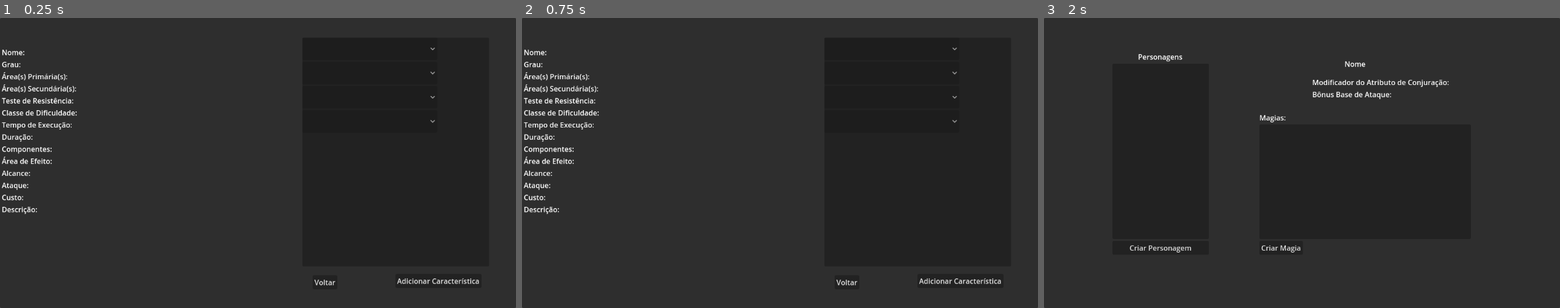
Above: before the commit, frames 1-3 (left to right).
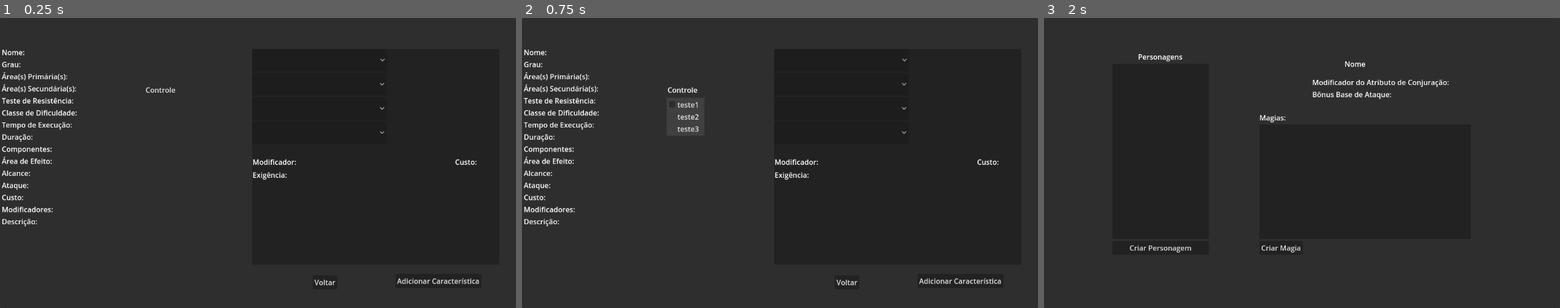
Above: after the commit, the same moments.

Repository: GuiSantosHashDaSilva/ArquivosDeMagnavia
Game: Godot game, scene res://Cenas/detalhes_magia.tscn
The game is run twice, just before and just after one commit, with the same random seed, the same clock (stepped at 60 frames per second) and the same inputs. The project has no main scene, so this scene is started directly.
Inputs (mouse positions are in pixels of both pictures, inside the frame that each line leads up to):
- Up to frame 1 (0.25 s): no input
- Up to frame 2 (0.75 s): click (681, 90) at 0.5 s, where only the run after the commit has a clickable "Controle"
- Up to frame 3 (2 s): click "Voltar" at 1.25 s

The runs differ from the first frame. In frame 1, 0.5% of the frame differs, in the area x 0-93%, y 10-72%; in frame 2, 0.7%; in frame 3, nothing differs.
Error before the commit: Invalid access to property or key 'nome' on a base object of type 'Nil'. (res://Scripts/detalhes_magia.gd:22)
Error after the commit: Invalid access to property or key 'nome' on a base object of type 'Nil'. (res://Scripts/detalhes_magia.gd:32)

Commit message:
medo de cair a luz

Diff:
--- a/Cenas/detalhes_magia.tscn
+++ b/Cenas/detalhes_magia.tscn
@@ -2,7 +2,7 @@
 
 [ext_resource type="Script" path="res://Scripts/detalhes_magia.gd" id="1_ur63k"]
 
-[node name="DetalhesMagia" type="Control" node_paths=PackedS …(170 unchanged characters)… ce", "labelAtaque", "labelCusto", "labelDescricao")]
+[node name="DetalhesMagia" type="Control" node_paths=PackedS …(170 unchanged characters)… ce", "labelAtaque", "labelCusto", "labelModificador", "labelExigencia", "labelCustoMod", "labelModificadores", "labelDescricao")]
 layout_mode = 3
 anchors_preset = 15
 anchor_right = 1.0
@@ -23,6 +23,10 @@
 labelAlcance = NodePath("mainPanel/VBoxLabelsDesc/labelAlcance")
 labelAtaque = NodePath("mainPanel/VBoxLabelsDesc/labelAtaque")
 labelCusto = NodePath("mainPanel/VBoxLabelsDesc/labelCusto")
+labelModificador = NodePath("mainPanel/panelCaracteristicas/VBoxContainer2/HBoxContainer/labelModificador")
+labelExigencia = NodePath("mainPanel/panelCaracteristicas/VBoxContainer2/labelExigência")
+labelCustoMod = NodePath("mainPanel/panelCaracteristicas/VBoxContainer2/HBoxContainer/labelCustoMod")
+labelModificadores = NodePath("mainPanel/VBoxLabelsDesc/labelModificadores")
 labelDescricao = NodePath("mainPanel/VBoxLabelsDesc/richTextLabelDescricao")
 
 [node name="mainPanel" type="Panel" parent="."]
@@ -38,7 +42,7 @@
 anchors_preset = -1
 anchor_left = 0.00380558
 anchor_top = 0.100309
-anchor_right = 0.557806
+anchor_right = 0.460583
 anchor_bottom = 0.879778
 offset_left = -0.384033
 offset_right = 0.407959
@@ -98,6 +102,10 @@
 [node name="labelCusto" type="Label" parent="mainPanel/VBoxLabelsDesc"]
 layout_mode = 2
 text = "Custo: "
+
+[node name="labelModificadores" type="Label" parent="mainPanel/VBoxLabelsDesc"]
+layout_mode = 2
+text = "Modificadores: "
 
 [node name="richTextLabelDescricao" type="RichTextLabel" parent="mainPanel/VBoxLabelsDesc"]
 custom_minimum_size = Vector2(400, 133)
@@ -135,10 +143,10 @@
 [node name="panelCaracteristicas" type="Panel" parent="mainPanel"]
 layout_mode = 1
 anchors_preset = -1
-anchor_left = 0.586
-anchor_top = 0.068
-anchor_right = 0.948
-anchor_bottom = 0.856
+anchor_left = 0.488778
+anchor_top = 0.10658
+anchor_right = 0.967965
+anchor_bottom = 0.849827
 offset_left = -0.0720215
 offset_top = -0.064003
 offset_right = -0.0960693
@@ -146,14 +154,19 @@
 metadata/_edit_use_anchors_ = true
 
 [node name="VBoxContainer" type="VBoxContainer" parent="mainPanel/panelCaracteristicas"]
-layout_mode = 0
-offset_right = 260.0
-offset_bottom = 102.0
+layout_mode = 1
+anchors_preset = -1
+anchor_right = 0.545607
+anchor_bottom = 0.439969
+offset_right = -0.175018
+offset_bottom = -0.0649872
+metadata/_edit_use_anchors_ = true
 
 [node name="optionControle" type="OptionButton" parent="mainPanel/panelCaracteristicas/VBoxContainer"]
 custom_minimum_size = Vector2(0, 50)
 layout_mode = 2
 tooltip_text = "Modificadores de controle"
+allow_reselect = true
 item_count = 14
 popup/item_0/text = "Adicionar Status"
 popup/item_1/text = "Adicionar Empurrão"
@@ -198,5 +211,48 @@
 layout_mode = 2
 tooltip_text = "Modificadores de redução de custo"
 
+[node name="VBoxContainer2" type="VBoxContainer" parent="mainPanel/panelCaracteristicas"]
+layout_mode = 0
+offset_left = 1.0
+offset_top = 241.0
+offset_right = 551.0
+offset_bottom = 479.0
+
+[node name="HBoxContainer" type="HBoxContainer" parent="mainPanel/panelCaracteristicas/VBoxContainer2"]
+layout_mode = 2
+
+[node name="labelModificador" type="Label" parent="mainPanel/panelCaracteristicas/VBoxContainer2/HBoxContainer"]
+custom_minimum_size = Vector2(400, 25)
+layout_mode = 2
+text = "Modificador:"
+
+[node name="labelCustoMod" type="Label" parent="mainPanel/panelCaracteristicas/VBoxContainer2/HBoxContainer"]
+custom_minimum_size = Vector2(0, 25)
+layout_mode = 2
+size_flags_horizontal = 6
+text = "Custo:"
+
+[node name="labelExigência" type="Label" parent="mainPanel/panelCaracteristicas/VBoxContainer2"]
+custom_minimum_size = Vector2(550, 25)
+layout_mode = 2
+text = "Exigência:"
+autowrap_mode = 2
+
+[node name="MenuButton" type="MenuButton" parent="mainPanel"]
+layout_mode = 0
+offset_left = 321.0
+offset_top = 145.0
+offset_right = 396.0
+offset_bottom = 176.0
+text = "Controle"
+item_count = 3
+popup/item_0/text = "teste1"
+popup/item_0/checkable = 1
+popup/item_1/text = "teste2"
+popup/item_1/id = 1
+popup/item_2/text = "teste3"
+popup/item_2/id = 2
+
 [connection signal="pressed" from="mainPanel/buttonVoltar" to="." method="_on_button_voltar_pressed"]
 [connection signal="item_selected" from="mainPanel/panelCaracteristicas/VBoxContainer/optionControle" to="." method="_on_option_controle_item_selected"]
+[connection signal="pressed" from="mainPanel/MenuButton" to="." method="_on_menu_button_pressed"]
--- a/Scripts/detalhes_magia.gd
+++ b/Scripts/detalhes_magia.gd
@@ -14,8 +14,18 @@
 @export var labelAlcance: Label;
 @export var labelAtaque: Label;
 @export var labelCusto: Label;
+@export var labelModificador: Label;
+@export var labelExigencia: Label;
+@export var labelCustoMod: Label;
+@export var labelModificadores: Label;
 @export var labelDescricao: RichTextLabel;
 #endregion
+
+var nomeMod:String;
+var efeitoMod:String;
+var exigenciaMod:String;
+var custoMod:int;
+var dobroGrau: int;
 
 # Called when the node enters the scene tree for the first time.
 func _ready() -> void:
@@ -32,7 +42,10 @@
 	labelAlcance.text = "Alcance: " + GerenciadorPersonagens.feiticoSelecionado.alcance;
 	labelAtaque.text = "Ataque: " + str(GerenciadorPersonagens.feiticoSelecionado.ataque);
 	labelCusto.text = "Custo: " + str(GerenciadorPersonagens.feiticoSelecionado.custo);
+	labelModificadores.text = "Modificadores: " + ", ".join(GerenciadorPersonagens.feiticoSelecionado.modificadores)
 	labelDescricao.text = "Descrição: " + GerenciadorPersonagens.feiticoSelecionado.descricao;
+
+	dobroGrau = GerenciadorPersonagens.feiticoSelecionado.grau * 2
 	pass # Replace with function body.
 
 
@@ -45,12 +58,8 @@
 	get_tree().change_scene_to_file("res://Cenas/MainMenu.tscn");
 
 
-func _on_option_controle_item_selected_mod_controle(index:int) -> void:
-	var nomeMod:String;
-	var efeitoMod:String;
-	var exigenciaMod:String;
-	var custoMod:int;
-	match index:# aspas legais “”
+func _on_option_controle_item_selected(index:int) -> void:
+	match index:
 		0:
 			nomeMod = "Adicionar Status";
 			efeitoMod = "Concede ao feitiço a capacidade de impor uma ou mais condições à uma criatura. Caso a condição escolhid …(216 unchanged characters)…
@@ -113,7 +122,7 @@
 			nomeMod = "Feitiço de Uma Só Mão";
 			efeitoMod = "Concede ao feitiço a necessidade de se usar apenas uma mão para se realizar o feitiço, podendo usar a outra mão livre para atacar se quiser.";
 			exigenciaMod = "Nenhuma.";
-			custoMod = 0; #igual ao dobro do grau do feitiço
+			custoMod = dobroGrau;
 		12:
 			nomeMod = "Alteração de Teste de Resistência";
 			efeitoMod = "Troca o teste de resistência do feitiço.";
@@ -124,4 +133,12 @@
 			efeitoMod = "Faz com que o alcance do feitiço seja definido para toque, necessitando que toque no alvo com seu corpo …(191 unchanged characters)…
 			exigenciaMod = "Nenhuma";
 			custoMod = 1;
+	labelModificador.text = "Modificador: " + nomeMod;
+	labelExigencia.text = "Exigência: " + exigenciaMod;
+	labelCustoMod.text = "Custo: " + str(custoMod);
 	pass # Replace with function body.
+
+
+func _on_menu_button_pressed() -> void:
+	print("pau")
+	pass # Replace with function body.
